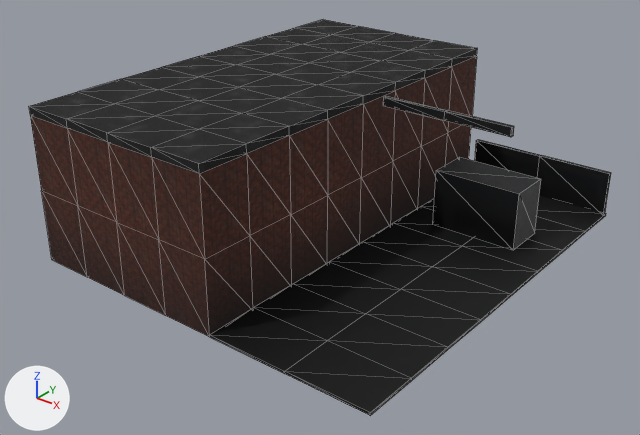
What one commit did to the glTF model godot/assets/city/realism/utility_substation_lod1.glb.
One viewpoint serves both versions: a camera (50 mm lens) standing at (23.0, -40.3, 19.5) and looking at (-0.2, -11.3, 1.5). Arrows for +X, +Y and +Z are at lower left; the lights stay in place. The first picture is the older version. Mesh edges are drawn as thin lines.

Script lines for the objects in view, before the commit:
```python
ob_utility_substation_lod1 = bpy.data.objects.new('utility_substation_lod1', me_utility_substation_lod1)
ob_utility_substation_lod1.location = (0.0, 0.0, 0.0)
```
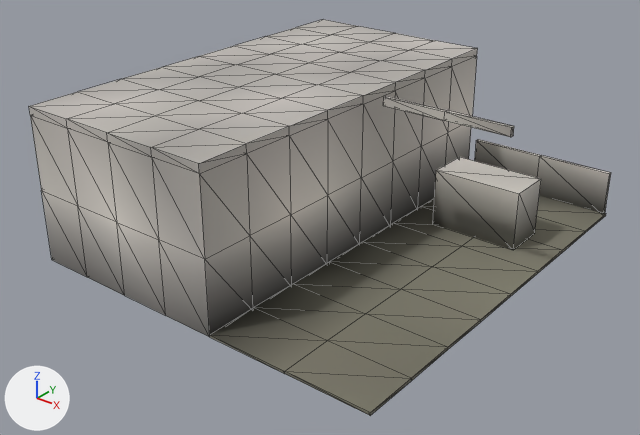
Pixel boxes (x1, y1, x2, y2) of what changed, in the pictures (640 x 435 px):
'utility_substation_lod1', surface changed (lighter)
    both: (29, 19, 611, 416)

Diff of the bpy script that builds the scene:
```diff
--- a/godot/assets/city/realism/utility_substation_lod1.glb.py
+++ b/godot/assets/city/realism/utility_substation_lod1.glb.py
@@ mat_steel_structure @@
 mat_steel_structure = bpy.data.materials.new('steel_structure')
-# nodes: BsdfPrincipled, Mix, NormalMap, OutputMaterial, SeparateColor, TexImage x3, VertexColor
-# uses the picture img_steel_structure_albedo
-# uses the picture img_steel_structure_normal
-# uses the picture img_steel_structure_orm
+# nodes: BsdfPrincipled, OutputMaterial, VertexColor
@@ mat_brick @@
 mat_brick = bpy.data.materials.new('brick')
-# nodes: BsdfPrincipled, Mix, NormalMap, OutputMaterial, SeparateColor, TexImage x3, VertexColor
-# uses the picture img_brick_albedo
-# uses the picture img_brick_normal
-# uses the picture img_brick_orm
+# nodes: BsdfPrincipled, OutputMaterial, VertexColor
@@ mat_roof_membrane @@
 mat_roof_membrane = bpy.data.materials.new('roof_membrane')
-# nodes: BsdfPrincipled, Mix, NormalMap, OutputMaterial, SeparateColor, TexImage x3, VertexColor
-# uses the picture img_roof_membrane_albedo
-# uses the picture img_roof_membrane_normal
-# uses the picture img_roof_membrane_orm
+# nodes: BsdfPrincipled, OutputMaterial, VertexColor
```
